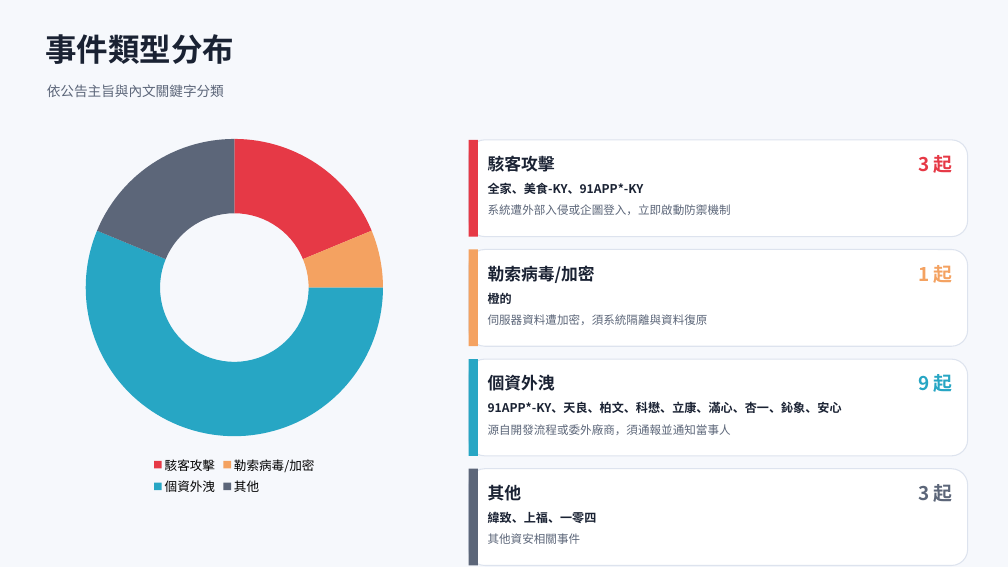
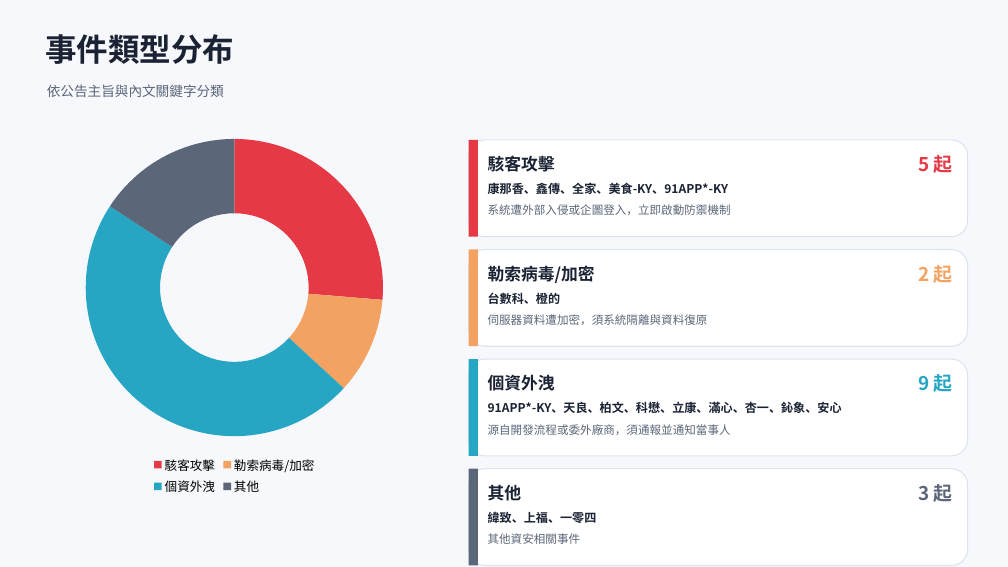
Before and after one commit to Johnnylin77/mops-isec-monitor, a slide deck: slide 3 of 資安事件因應分析.pptx. Drawn at 1008x567 pixels with LibreOffice and Linux fonts; fonts in the diff are those of the drawing. Boxes give left, top, right and bottom in pixels: in the first picture for what was removed or moved away, otherwise in the second. Text is boxed around its words. In the diff, an @@ line names an element or a change of style, - is before the commit and + after.

```diff
--- a/資安事件因應分析.pptx
+++ b/資安事件因應分析.pptx
@@ doughnut chart at [38, 129, 431, 499] @@
-Series 1: 19, 6, 56, 19
+Series 1: 26, 11, 47, 16
@@ text at [918, 155, 953, 173]: text changed @@
-3 起
+5 起
@@ text at [488, 182, 728, 194]: text changed @@
-全家、美食-KY、91APP*-KY
+康那香、鑫傳、全家、美食-KY、91APP*-KY
@@ text at [918, 265, 953, 283]: text changed @@
-1 起
+2 起
@@ text at [488, 292, 561, 304]: text changed @@
-橙的
+台數科、橙的
```
Also in this commit, not shown: 7 other slides changed, 1 slide added, 2 other files.
